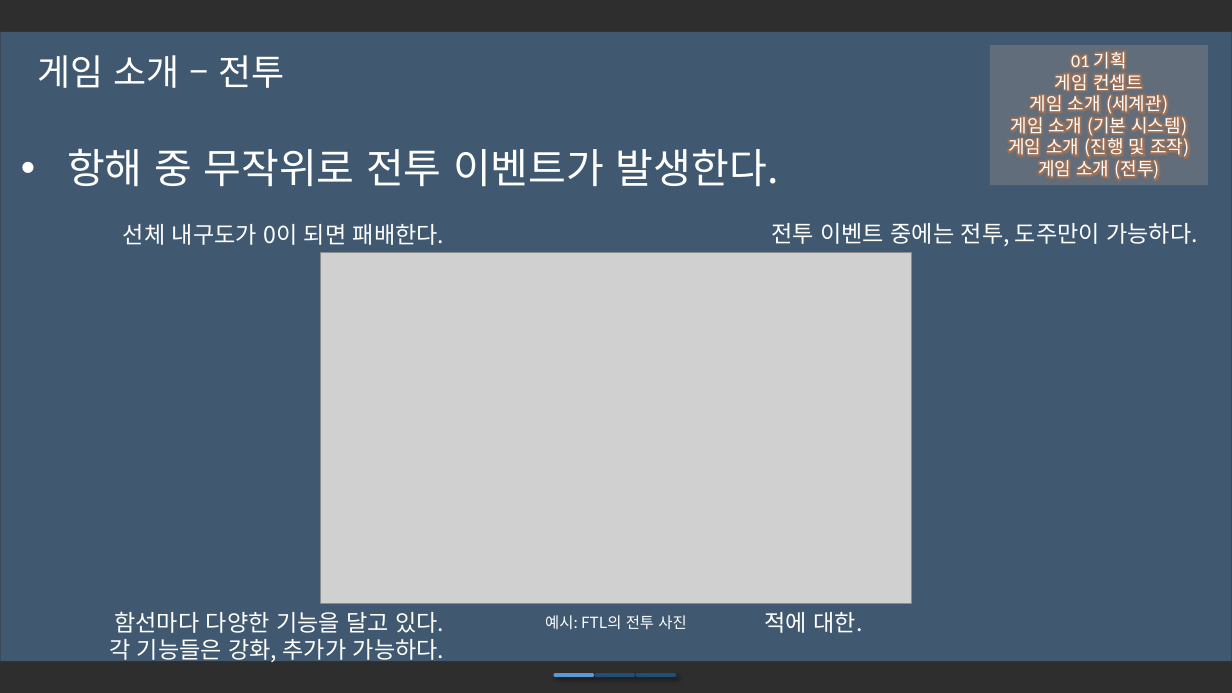
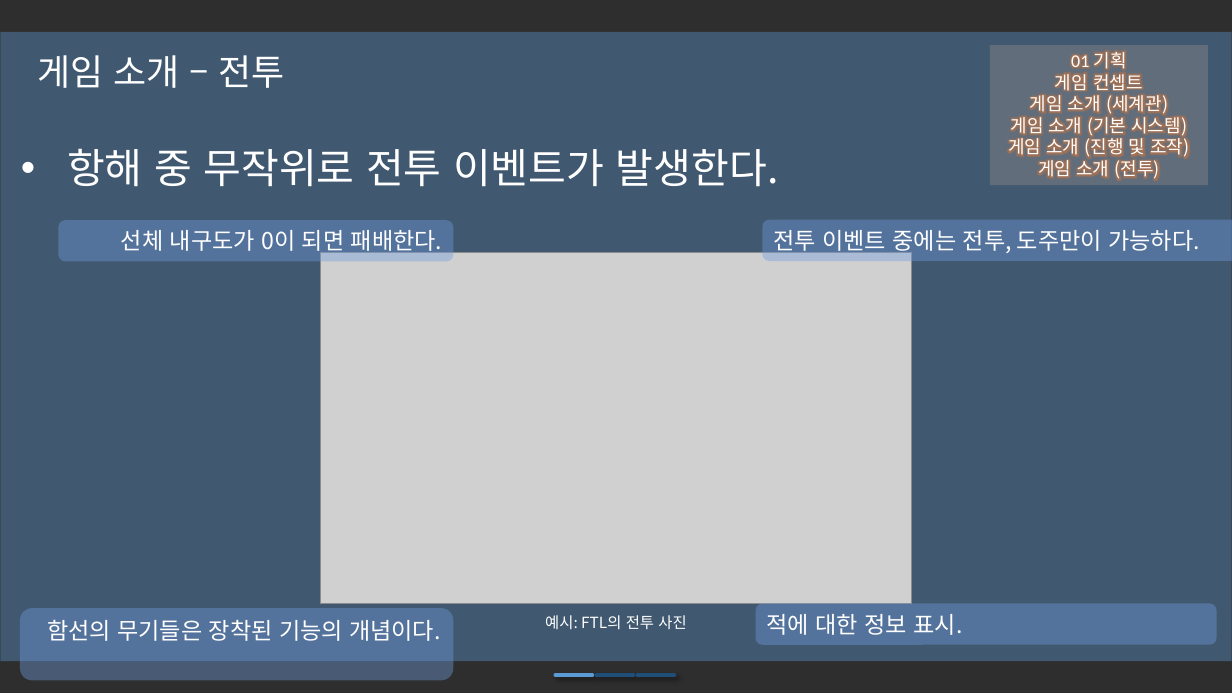
Before and after one commit to iconstudio/2017-Platformer, a slide deck: slide 12 of slides/Cosmos_20171105.pptx (slide 11 before the commit). Drawn at 1232x693 pixels with LibreOffice and Linux fonts; fonts in the diff are those of the drawing; grey boxes stand for pictures; background and template pictures are left out; a plain dark background stands for a picture behind light text. Boxes give left, top, right and bottom in pixels: in the first picture for what was removed or moved away, otherwise in the second. Text is boxed around its words. In the diff, an @@ line names an element or a change of style, - is before the commit and + after.

```diff
--- a/slides/Cosmos_20171105.pptx
+++ b/slides/Cosmos_20171105.pptx
@@ rounded rectangle "선체 내구도가 0이 되면 패배한다.": place and size @@
-rounded rectangle "선체 내구도가 0이 되면 패배한다." at (123, 224, 444, 245)
+rounded rectangle "선체 내구도가 0이 되면 패배한다." at (58, 220, 453, 262)
@@ rounded rectangle "전투 이벤트 중에는 전투, 도주만이 ...": place and size @@
-rounded rectangle "전투 이벤트 중에는 전투, 도주만이 ..." at (771, 223, 1197, 246)
+rounded rectangle "전투 이벤트 중에는 전투, 도주만이 ..." at (762, 220, 1232, 262)
@@ fill none to #729CE0 at 40% opacity in 4 elements at (762, 220, 1232, 262), (58, 220, 453, 262), (756, 604, 1217, 645), (20, 608, 454, 680) @@
@@ rounded rectangle "함선의 무기들은 장착된 기능의 개념이다.": place and size @@
-rounded rectangle "함선의 무기들은 장착된 기능의 개념이다." at (109, 611, 444, 664)
+rounded rectangle "함선의 무기들은 장착된 기능의 개념이다." at (20, 608, 454, 680)
@@ text in rounded rectangle at (47, 619, 440, 641): text changed @@
-함선마다 다양한 기능을 달고 있다.
-각 기능들은 강화, 추가가 가능하다.
+함선의 무기들은 장착된 기능의 개념이다.
@@ rounded rectangle "적에 대한 정보 표시.": place and size @@
-rounded rectangle "적에 대한 정보 표시." at (765, 612, 863, 633)
+rounded rectangle "적에 대한 정보 표시." at (756, 604, 1217, 645)
@@ text in rounded rectangle at (767, 614, 963, 635): text changed @@
-적에 대한.
+적에 대한 정보 표시.
```
Also in this commit, not shown: 4 other slides changed, 1 slide added, 1 other file.
